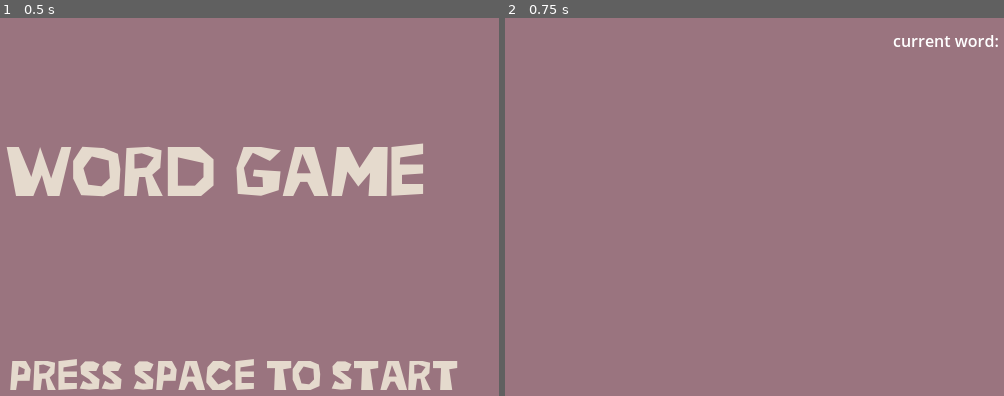
Above: before the commit, frames 1-2 (left to right).
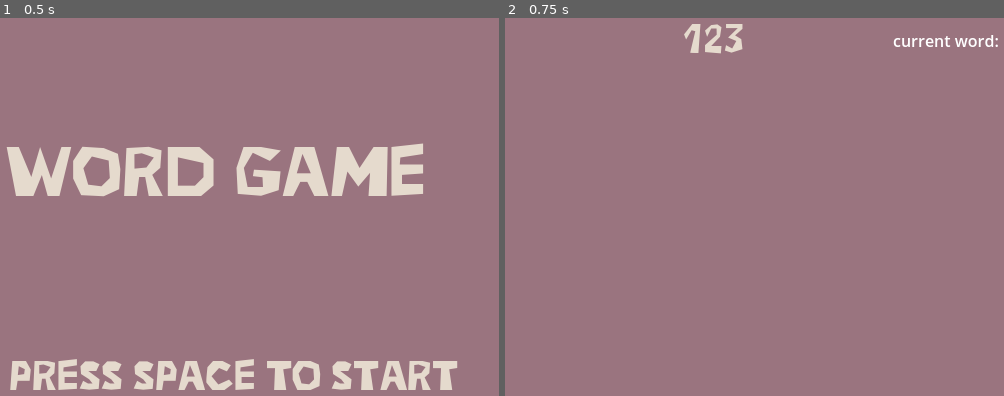
Above: after the commit, the same moments.

Repository: sugarvoid/make-words-dx
Game: Godot game, scene res://game/main_menu.tscn
The game is run twice, just before and just after one commit, with the same random seed, the same clock (stepped at 60 frames per second) and the same inputs.
Inputs:
- Up to frame 1 (0.5 s): no input
- Up to frame 2 (0.75 s): tap Space (space) at 0.5 s; tap Enter (submit_word) at 0.6 s

Frame 1 is identical in both runs. In frame 2, 0.5% of the frame differs, in the area x 35-48%, y 1-10%.
Error after the commit: Cannot call method 'duplicate' on a null value. (res://game/game.gd:93)

Commit message:
Add code for score and letter duplicator.

Diff:
--- a/game/game.gd
+++ b/game/game.gd
@@ -7,6 +7,9 @@
 var VALID_WORDS: Array[String]
 var used_words: Array[String]
 var running_word: String
+var score: int
+
+var game_round: int
 
 var required_letters: Array[String] = []
 var used_letters: Array[String] = []
@@ -14,6 +17,7 @@
 @onready var lbl_running_word: HBoxContainer = get_node("RunningWord")
 
 func _ready() -> void:
+	game_round = 1
 	print(has_required_letters(['a', 's'], ['b', 'a', 's', 'e']))
 	load_words_from_file()
 
@@ -41,6 +45,10 @@
 		if check_if_word_is_vaild(running_word):
 			pass
 			# Add points
+
+			clone_letter(lbl_running_word.get_children().pick_random())
+			move_clone_one()
+
 			for letter: LetterLabel in lbl_running_word.get_children():
 				letter.fade_away()
 		else:
@@ -73,12 +81,30 @@
 	_update_player_label()
 
 func _update_player_label() -> void:
-	$DEBUG_current_word.text = running_word
+	$Debug/lbl_current_word.text = running_word
 
 func create_letter(letter: String) -> void:
 	var new_letter: LetterLabel = p_Letter.instantiate()
 	new_letter.set_letter(letter)
 	lbl_running_word.add_child(new_letter)
+
+
+func clone_letter(node: LetterLabel):
+	var clone: LetterLabel = node.duplicate()
+	clone.global_position = node.global_position
+	$TempHolder.add_child(clone)
+
+func move_clone_one():
+	var letter_copy = $TempHolder.get_child(0)
+	if len(required_letters) == 1:
+		letter_copy.move_to_pos($PosRequired1.position)
+	else:
+		letter_copy.move_to_pos($PosRequired2.position)
+
+func move_clone_two():
+	var letter_copy = $TempHolder.get_child(1)
+	if len(required_letters) == 2:
+		letter_copy.move_to_pos($PosRequired3.position)
 
 #region WordManagment
 
@@ -125,6 +151,13 @@
 			return -99
 
 
+func get_word_value(word: String) -> int:
+	var _word_array: Array = word_to_array(word)
+	var vaule: int
+	for l in _word_array:
+		vaule += get_letter_vaule(l)
+	return vaule
+
 func check_if_word_is_vaild(word: String) -> bool:
 	return VALID_WORDS.has(word)
 #endregion
--- a/game/game.tscn
+++ b/game/game.tscn
@@ -1,6 +1,7 @@
-[gd_scene load_steps=2 format=3 uid="uid://ng301bhjb6nj"]
+[gd_scene load_steps=3 format=3 uid="uid://ng301bhjb6nj"]
 
 [ext_resource type="Script" path="res://game/game.gd" id="1_lwrb5"]
+[ext_resource type="FontFile" uid="uid://ip0axqy110xa" path="res://game/font/ZeroCool.ttf" id="2_vf1a2"]
 
 [node name="Game" type="Control"]
 layout_mode = 3
@@ -19,13 +20,6 @@
 offset_bottom = 617.0
 color = Color(0.603922, 0.454902, 0.498039, 1)
 
-[node name="DEBUG_current_word" type="Label" parent="."]
-layout_mode = 0
-offset_left = 479.0
-offset_top = 41.0
-offset_right = 592.0
-offset_bottom = 84.0
-
 [node name="RunningWord" type="HBoxContainer" parent="."]
 layout_mode = 0
 offset_top = 186.0
@@ -33,10 +27,48 @@
 offset_bottom = 324.0
 alignment = 1
 
-[node name="StaticLabel" type="Label" parent="."]
+[node name="TempHolder" type="Control" parent="."]
+anchors_preset = 0
+offset_right = 40.0
+offset_bottom = 40.0
+
+[node name="PosRequired1" type="Marker2D" parent="."]
+position = Vector2(298, 114)
+
+[node name="PosRequired2" type="Marker2D" parent="."]
+position = Vector2(211, 114)
+
+[node name="PosRequired3" type="Marker2D" parent="."]
+position = Vector2(381, 114)
+
+[node name="LblScore" type="Label" parent="."]
+offset_left = 161.0
+offset_top = -4.0
+offset_right = 428.0
+offset_bottom = 45.0
+theme_override_colors/font_color = Color(0.898039, 0.854902, 0.803922, 1)
+theme_override_fonts/font = ExtResource("2_vf1a2")
+theme_override_font_sizes/font_size = 42
+text = "123"
+horizontal_alignment = 1
+vertical_alignment = 1
+
+[node name="Debug" type="Control" parent="."]
+anchors_preset = 0
+offset_right = 40.0
+offset_bottom = 40.0
+
+[node name="StaticLabel" type="Label" parent="Debug"]
 layout_mode = 0
 offset_left = 474.0
 offset_top = 12.0
 offset_right = 580.0
 offset_bottom = 35.0
 text = "current word:"
+
+[node name="lbl_current_word" type="Label" parent="Debug"]
+layout_mode = 0
+offset_left = 479.0
+offset_top = 41.0
+offset_right = 592.0
+offset_bottom = 84.0
--- a/game/letter_label/letter_label.gd
+++ b/game/letter_label/letter_label.gd
@@ -18,3 +18,7 @@
 	tween.tween_property(self, "modulate", Color(1,1,1,0), 2)
 	#tween.tween_property(self, "scale", Vector2(), 1)
 	tween.tween_callback(self.queue_free)
+
+func move_to_pos(pos: Vector2) -> void:
+	var tween = get_tree().create_tween()
+	tween.tween_property(self, "global_position", pos, 0.6)
